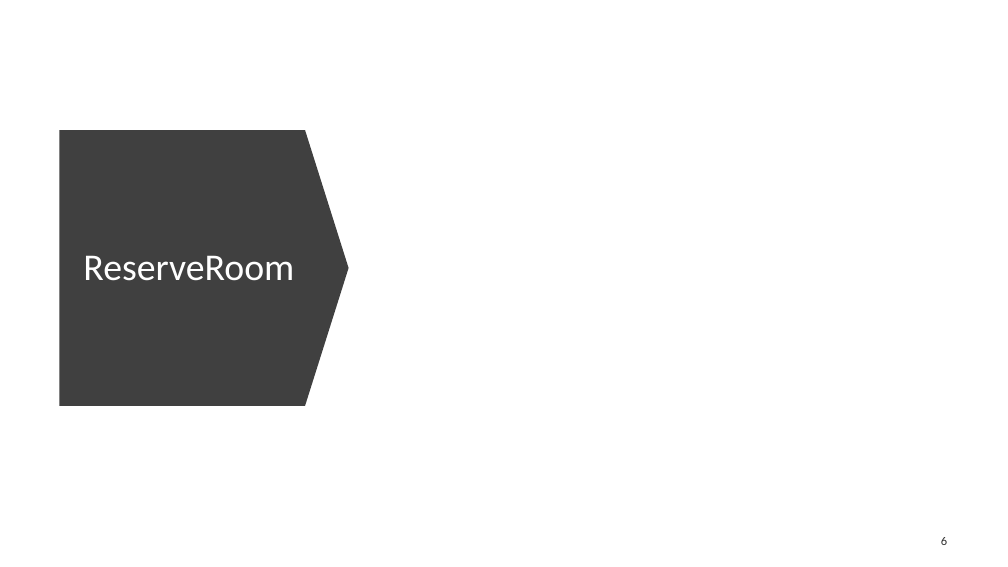
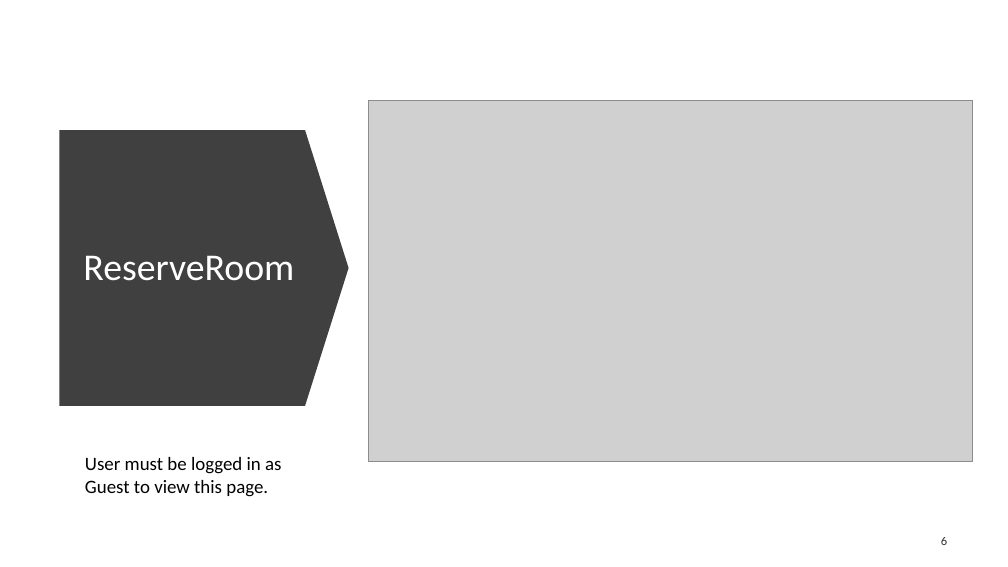
Before and after one commit to rezo1134/AU-room-management-system, a slide deck: slide 6 of initialPresentation/InitialPresentationSlides.pptx. Drawn at 1008x567 pixels with LibreOffice and Linux fonts; fonts in the diff are those of the drawing; grey boxes stand for pictures; background and template pictures are left out. Boxes give left, top, right and bottom in pixels: in the first picture for what was removed or moved away, otherwise in the second. Text is boxed around its words. In the diff, an @@ line names an element or a change of style, - is before the commit and + after.

```diff
--- a/initialPresentation/InitialPresentationSlides.pptx
+++ b/initialPresentation/InitialPresentationSlides.pptx
@@ picture added at box(368, 101, 973, 461) @@
@@ text added at box(85, 457, 281, 497), 18 pt, text #000000 @@
+User must be logged in as Guest to view this page.
```
Also in this commit, not shown: 6 other slides changed, 3 other files.
